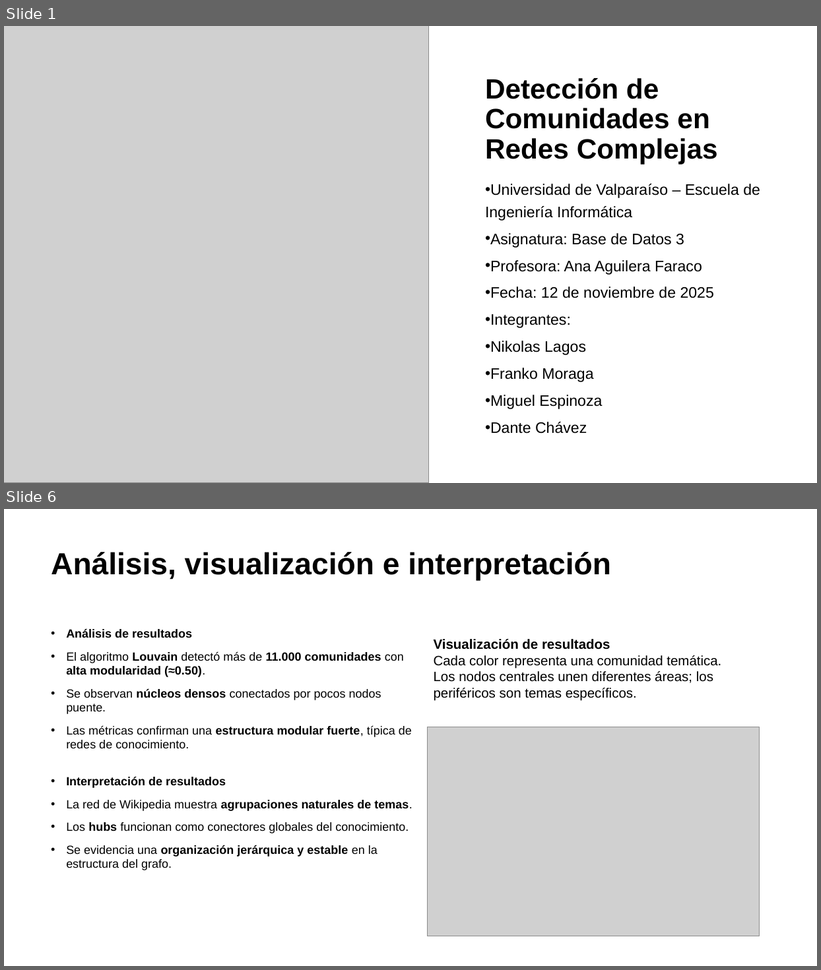
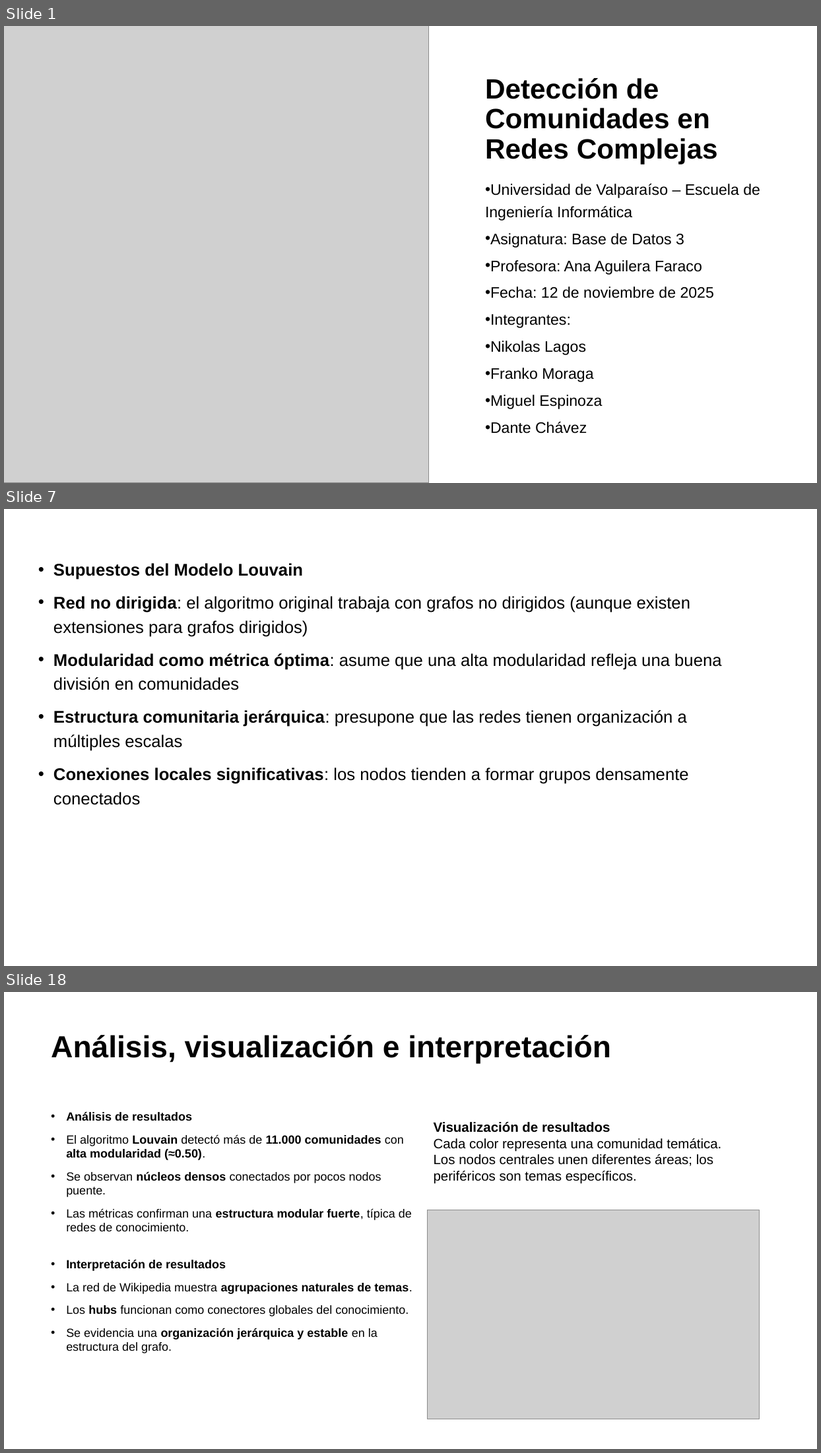
Before and after one commit to mrmiguel564/Proyecto-redes, a slide deck: ppt_deteccion_de_comunidades.pptx. Shown one above the other, each under a label of ours: slides 1 and 6 before the commit, slides 1, 7 and 18 after it; the slides between them are not shown. The pictures are 821x970 and 821x1453 pixels, drawn with LibreOffice and Linux fonts; fonts in the diff are those of the drawing; grey boxes stand for pictures. Boxes give left, top, right and bottom in pixels: in the first picture for what was removed or moved away, otherwise in the second. Text is boxed around its words. In the diff, an @@ line names an element or a change of style, - is before the commit and + after.

```diff
--- a/ppt_deteccion_de_comunidades.pptx
+++ b/ppt_deteccion_de_comunidades.pptx
@@ slide 7 added at [4, 509, 817, 966], background #FFFFFF @@
@@ text added at [54, 563, 721, 805], 20 pt, text #000000 @@
+• Supuestos del Modelo Louvain
+• Red no dirigida: el algoritmo original trabaja con grafos no dirigidos (aunque existen extensiones para grafos dirigidos)
+• Modularidad como métrica óptima: asume que una alta modularidad refleja una buena división en comunidades
+• Estructura comunitaria jerárquica: presupone que las redes tienen organización a múltiples escalas
+• Conexiones locales significativas: los nodos tienden a formar grupos densamente conectados
@@ what was slide 6 is now slide 18 @@
```
Also in this commit, not shown: 3 slides changed, 11 other slides added.
